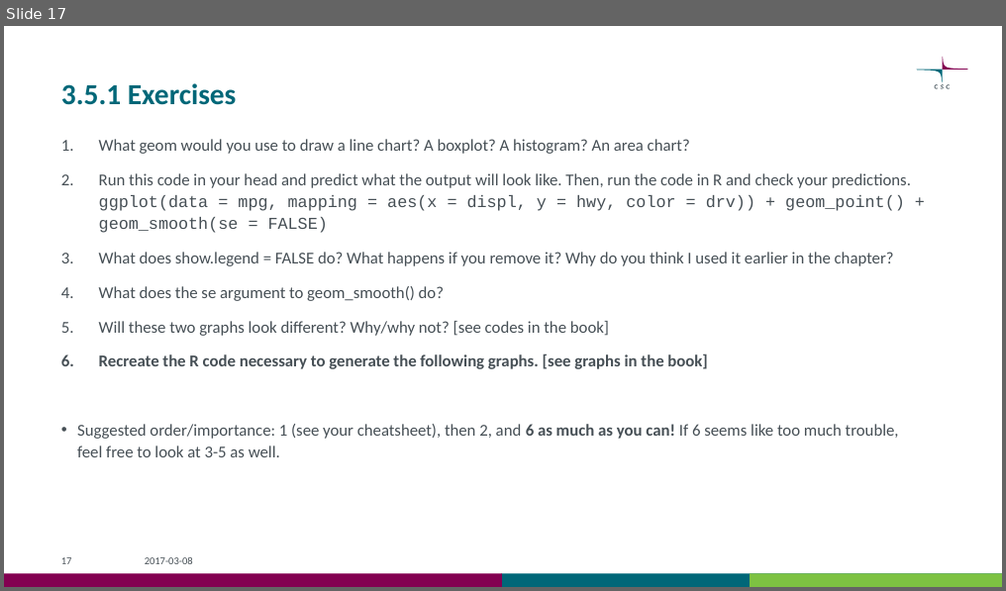
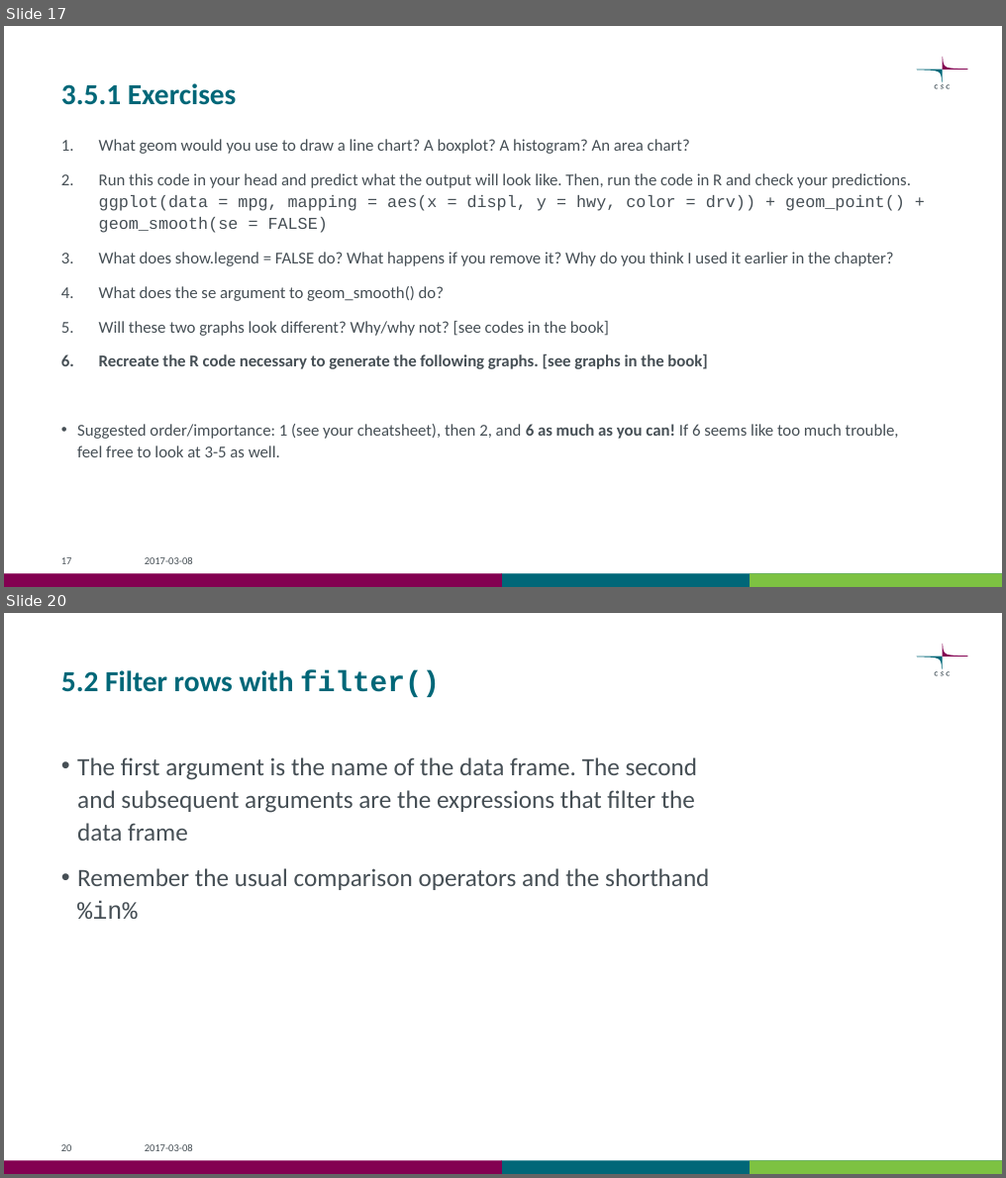
Before and after one commit to csc-training/wrangling-with-R, a slide deck: wrangling_with_r_bio18.pptx. Shown one above the other, each under a label of ours: slide 17 before the commit, slides 17 and 20 after it; the slides between them are not shown. The pictures are 1006x591 and 1006x1178 pixels, drawn with LibreOffice and Linux fonts; fonts in the diff are those of the drawing. Boxes give left, top, right and bottom in pixels: in the first picture for what was removed or moved away, otherwise in the second. Text is boxed around its words. In the diff, an @@ line names an element or a change of style, - is before the commit and + after.

```diff
--- a/wrangling_with_r_bio18.pptx
+++ b/wrangling_with_r_bio18.pptx
@@ slide 20 added at box(4, 613, 1002, 1174), background #FFFFFF; not listed: 6 template elements that a slide beside it also shows @@
@@ title added at box(61, 670, 440, 697), 28 pt, text #006778, bold @@
+5.2 Filter rows with filter()
@@ text added at box(77, 758, 709, 919), 24 pt, text #465055 @@
+• The first argument is the name of the data frame. The second and subsequent arguments are the expressions that filter the data frame
+• Remember the usual comparison operators and the shorthand %in%
@@ page number added at box(61, 1145, 72, 1152), 10 pt, text #465055 @@
+20
@@ text added at box(145, 1145, 193, 1152), 10 pt, text #465055 @@
+2017-03-08
```
Also in this commit, not shown: 1 slide changed, 9 other slides added, 1 other file.
